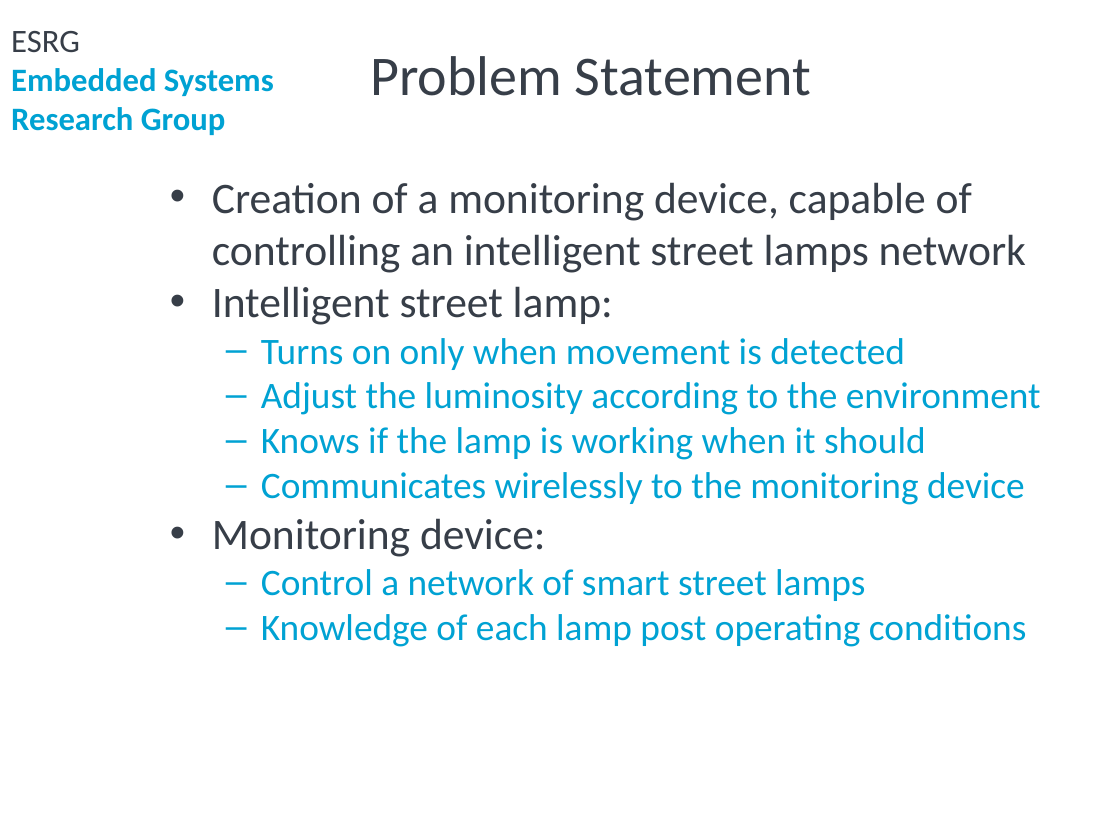
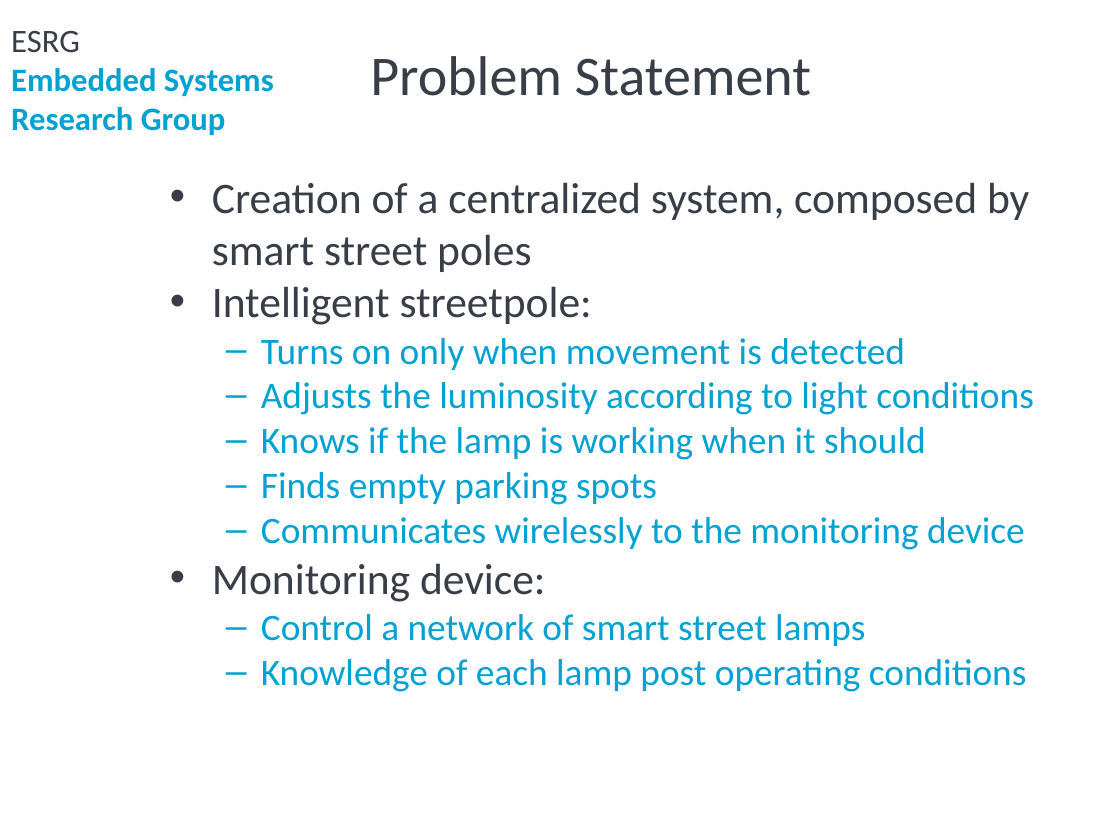
Before and after one commit to ESRGgroup9/slipad, a slide deck: slide 4 of project/group9.pptx. Drawn at 1120x840 pixels with LibreOffice and Linux fonts; fonts in the diff are those of the drawing; background and template pictures are left out. Boxes give left, top, right and bottom in pixels: in the first picture for what was removed or moved away, otherwise in the second. Text is boxed around its words. In the diff, an @@ line names an element or a change of style, - is before the commit and + after.

```diff
--- a/project/group9.pptx
+++ b/project/group9.pptx
@@ text at (x1=212, y1=182, x2=1029, y2=325): text changed @@
-• Creation of a monitoring device, capable of controlling an intelligent street lamps network
-• Intelligent street lamp:
+• Creation of a centralized system, composed by smart street poles
+• Intelligent streetpole:
@@ text at (x1=261, y1=382, x2=1034, y2=415): text changed @@
-  – Adjust the luminosity according to the environment
+  – Adjusts the luminosity according to light conditions
@@ text at (x1=261, y1=472, x2=657, y2=505): paragraph added @@
+  – Finds empty parking spots
```
Also in this commit, not shown: 6 other slides changed, 18 slides added, 6 slides removed, 1 other file.
